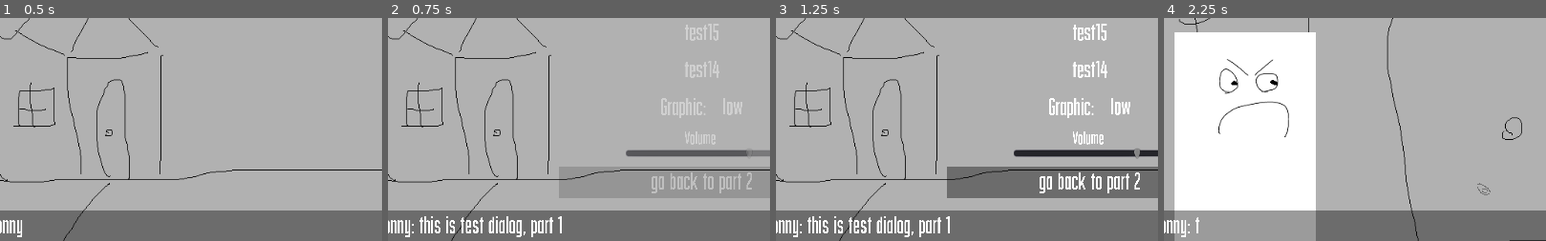
Above: before the commit, frames 1-4 (left to right).
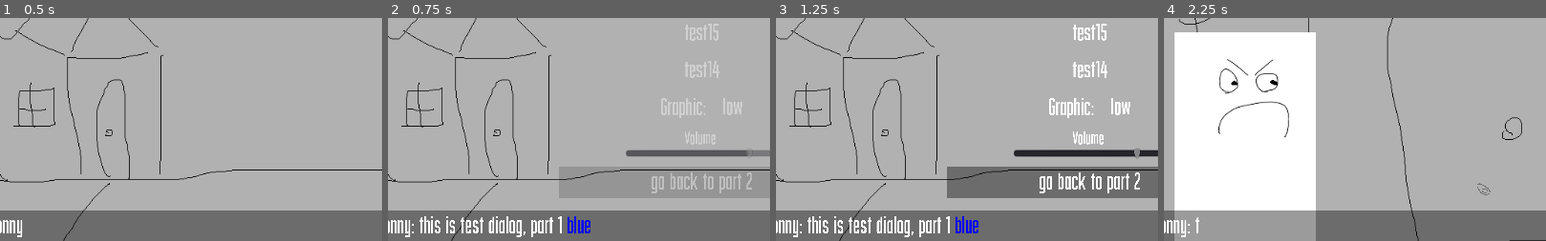
Above: after the commit, the same moments.

Repository: Galomortal47/VIsual-Novel
Game: Godot game, scene res://Dialog_System.tscn
Two runs of this game, one before a commit and one after it. Both use one fixed random seed, a clock stepped at 60 frames per second and the inputs below. The project has no main scene, so this scene is started directly.
Inputs (mouse positions are % of the whole screen's width and height, from its top left):
- Up to frame 1 (0.5 s): no input
- Up to frame 2 (0.75 s): click "skip" at 0.5 s
- Up to frame 3 (1.25 s): no input
- Up to frame 4 (2.25 s): click "skip" at 1.25 s; click (50, 67) at 2.02 s
The pictures show only the part of the screen within x 9-59%, y 30-80%; the shares and areas given below are measured in that part.

Frame 1 is identical in both runs. In frame 2, 0.3% of the frame differs, in the area x 47-53%, y 88-97%; in frame 3, 0.3%; in frame 4, nothing differs.

Commit message:
small change

Diff:
--- a/Dialog_System.gd
+++ b/Dialog_System.gd
@@ -107,7 +107,7 @@
 		get_node("Dialog/Timer").wait_time = text[args.args].scrool_speed
 		for i in range(0,6):
 			get_node('Speaking').get_child(i).pitch_scale = text[args.args].voce_pitch
-		get_node("Dialog/Label").set_text(text[args.args].dialog)
+		get_node("Dialog/Label").set_bbcode(text[args.args].dialog)
 		if not get_node('audio').get_stream() == load('res://Music/' + text[args.args].song + '.ogg'):
 			get_node('audio').set_stream(load('res://Music/' + text[args.args].song + '.ogg'))
 		if not get_node('audio').is_playing():
--- /dev/null
+++ b/Dialog_System.tres.gd
@@ -0,0 +1,35 @@
+extends Node
+
+var text = {
+	'part1':{
+		'dialog' : "Jonny: this is test dialog, part 1 [color=blue]blue[/color]",
+		'character' : "Jonny",
+		'emotion': "Happy",
+		'scrool_speed' : 0.1,
+		'flip' : false,
+		'background' : 'Test1',
+		'song' : 'Another_day_on_the_job',
+		'voce_pitch' : 0.7,
+		'options': [
+		{'text':'go back to part 2','command':{'type': 'next', 'args': 'part2',},'type' : 'Opt1'},
+		{'text':'Volume','command':{'type': 'null', 'args': 'null',},'type' : 'Sound/OptSound'},
+		{'text':'Graphic:','command':{'type': 'null', 'args': 'null',},'type' : 'Graphic/OptGraphic'},
+		{'text':'test14','command':{'type': 'null', 'args': 'null',},'type' : 'Opt1'},
+		{'text':'test15','command':{'type': 'null', 'args': 'null',},'type' : 'Opt1'}
+		]
+	},
+	'part2':{
+		'dialog' : "Jonny: this is test dialog, part 2, it also way longer than part 1 to test the reading speed, also how are you doing, i'm living a nightmare now",
+		'character' : "Jonny",
+		'emotion': "Angry",
+		'scrool_speed' : 0.01,
+		'flip' : true,
+		'background' : 'Test2',
+		'song' : 'Rise_and_Shine',
+		'voce_pitch' : 1.5,
+		'options': [
+		{'text':'test23','command':{'type': 'null', 'args': 'null',},'type' : 'Opt1'},
+		{'text':'go back to part 1','command':{'type': 'next', 'args': 'part1',},'type' : 'Opt1'}
+		]
+	}
+}
--- a/Dialog_System.tscn
+++ b/Dialog_System.tscn
@@ -51,7 +51,7 @@
 
 var text = {
 	'part1':{
-		'dialog' : \"Jonny: this is test dialog, part 1\",
+		'dialog' : \"Jonny: this is test dialog, part 1 [color=blue]blue[/color]\",
 		'character' : \"Jonny\",
 		'emotion': \"Happy\",
 		'scrool_speed' : 0.1,
@@ -94,7 +94,6 @@
 anims/Open = SubResource( 2 )
 
 [node name="Dialog" type="Control" parent="."]
-editor/display_folded = true
 margin_left = 70.0
 margin_top = 510.0
 margin_right = 110.0
@@ -107,13 +106,8 @@
 margin_bottom = 260.0
 rect_scale = Vector2( 0.333, 0.333 )
 custom_fonts/normal_font = ExtResource( 2 )
+bbcode_enabled = true
 visible_characters = 0
-text = "test
-.
-.
-.
-.
-test"
 scroll_following = true
 
 [node name="vida" type="Sprite" parent="Dialog/Label"]
--- a/project.godot
+++ b/project.godot
@@ -15,7 +15,7 @@
 
 [application]
 
-config/name="Light Novel"
+config/name="Visual Novel"
 config/icon="res://icon.png"
 
 [debug]
Binary file added: background/null.png
Not shown, added: background/null.png.import
